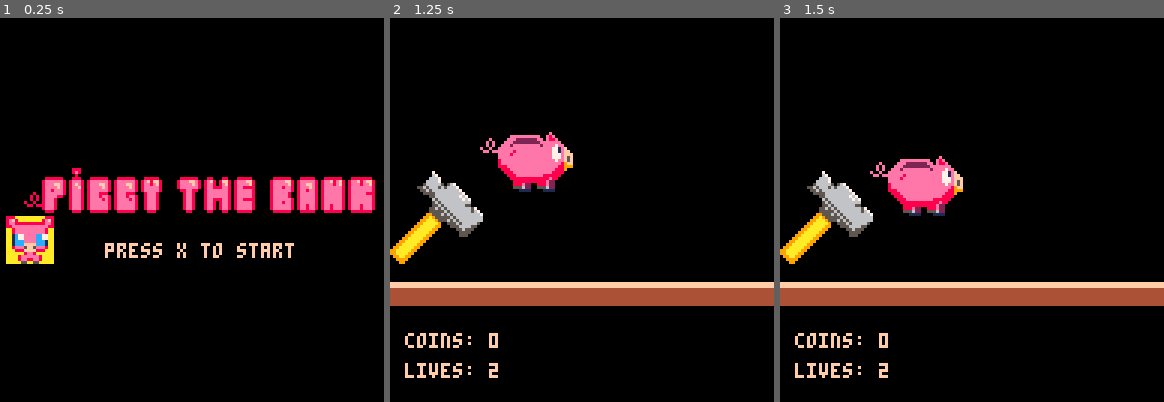
Above: before the commit, frames 1-3 (left to right).
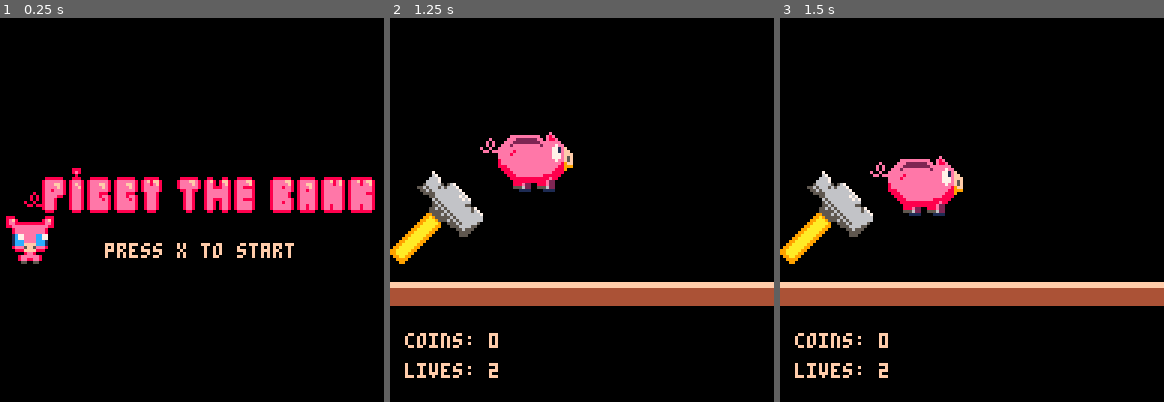
Above: after the commit, the same moments.

Repository: Houzvicka/ld44
Game: PICO-8 cartridge piggy.p8
Two runs of this game, one before a commit and one after it. Both use one fixed random seed, a clock stepped at 60 frames per second and the inputs below.
Inputs:
- Up to frame 1 (0.25 s): no input
- Up to frame 2 (1.25 s): tap X (X key) at 1.07 s
- Up to frame 3 (1.5 s): no input

The runs differ from the first frame. In frame 1, 0.6% of the frame differs, in the area x 1-15%, y 51-65%; in frame 2, nothing differs; in frame 3, nothing differs.

Commit message:
Update piggy.p8
added sounds for coin pick up and oink

Diff:
--- a/piggy.p8
+++ b/piggy.p8
@@ -689,7 +689,7 @@
 
 __gff__
 0001010000000008010100000404040410010100000000000000000000000000100000010100001000000000000000001000000101000010000000000000000004000000000000000000000000000000000000000000000000000000000000000000000000000000000000000000000000000000000000000000000000000000
-0000010100000000000000000000000000000101000000000000000000000000000000000000000000000000000000000000000000000000000000000000000000040404040404080000000000000000010101010000000000000000000000000101010100000000000000000000000001010000000000000000000000000000
+0101010100000000000000000000000001010101000000000000000000000000000000000000000000000000000000000000000000000000000000000000000000040404040404080000000000000000010101010000000000000000000000000101010100000000000000000000000001010101000000000000000000000000
 __map__
 0000000000000000000000000000000000000000000000000000000000000000000000000000000000000000000000000000000000000000000000000000000000000000000000000000000000000000000000000000000000000000000000000000000000000000000000000000000000000000000000000000000000000000
 0000000000000000000000000000000000000000000000000000000000000000000000000000000000000000000000000000000000000000000000000000000000000000000000000000000000000000000000000000000000000000000000000000000000000000000000000000000000000000000000000000000000000000
Not shown, changed: 30 lines of the sprite sheet (__gfx__) section of piggy.p8
Not shown, changed: the music (__music__) section of piggy.p8
Not shown, changed: the sound effects (__sfx__) section of piggy.p8
